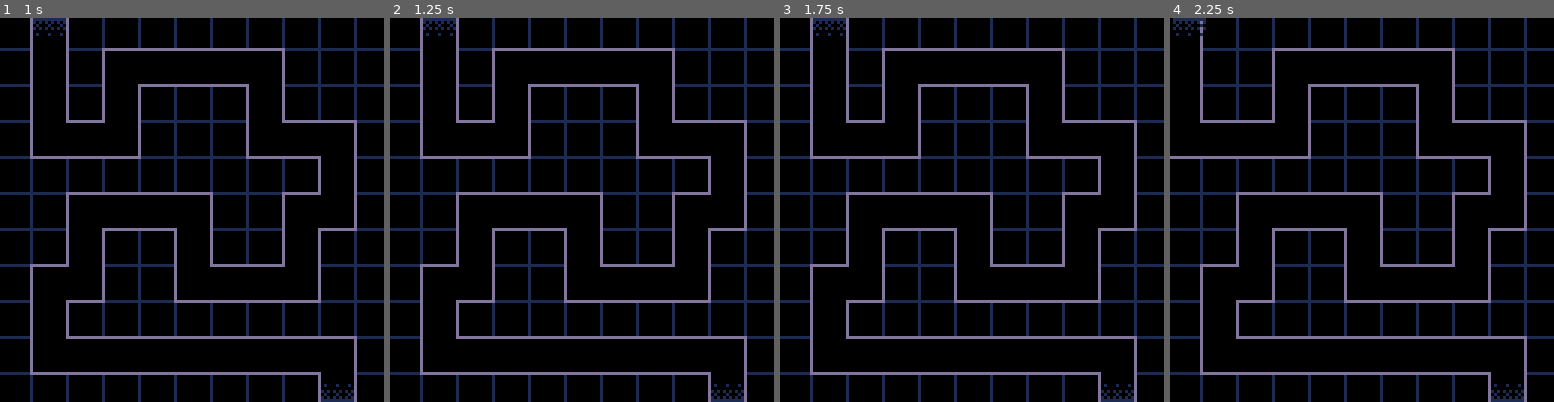
Above: before the commit, frames 1-4 (left to right).
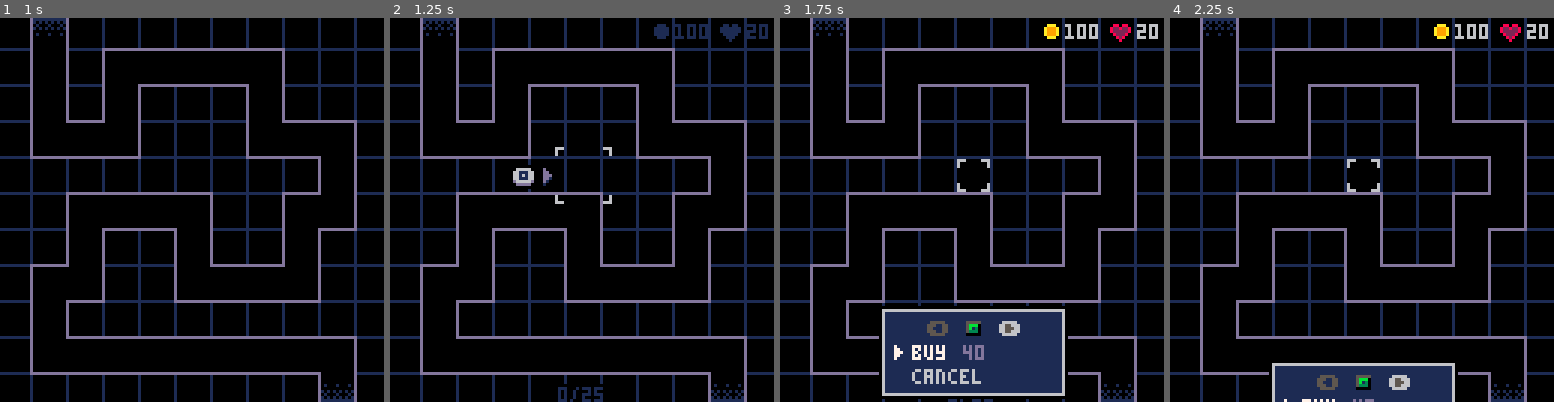
Above: after the commit, the same moments.

Repository: beardedsakimonkey/pixel_td.p8
Game: PICO-8 cartridge pixel_td.p8
Two runs of this game, one before a commit and one after it. Both use one fixed random seed, a clock stepped at 60 frames per second and the inputs below.
Inputs:
- Up to frame 1 (1 s): tap O (Z key) at 0.33, 0.7 s
- Up to frame 2 (1.25 s): tap X (X key) at 1.07 s
- Up to frame 3 (1.75 s): tap O (Z key) at 1.43 s
- Up to frame 4 (2.25 s): hold Left from 1.97 s (still down); tap X (X key) at 2.07 s; tap O (Z key) at 2.22 s

Frame 1 is identical in both runs. In frame 2, 1.3% of the frame differs, in the area x 32-99%, y 1-100%; in frame 3, 11%, in the area x 25-99%, y 1-100%; in frame 4, 6.4%.

Commit message:
fix button handling in title

Diff:
--- a/title.lua
+++ b/title.lua
@@ -28,14 +28,17 @@
             return
         end
     end
-    if btnp(B.z) then
-        z_age = 0
-    end
-    if btnp(B.left) then
-        sel_map = wrap(1, sel_map-1, #maps)
-    end
-    if btnp(B.right) then
-        sel_map = wrap(1, sel_map+1, #maps)
+    -- Handle button press
+    if z_age == nil then
+        if btnp(B.z) then
+            z_age = 0
+        end
+        if btnp(B.left) then
+            sel_map = wrap(1, sel_map-1, #maps)
+        end
+        if btnp(B.right) then
+            sel_map = wrap(1, sel_map+1, #maps)
+        end
     end
 
     -- Send letters up
